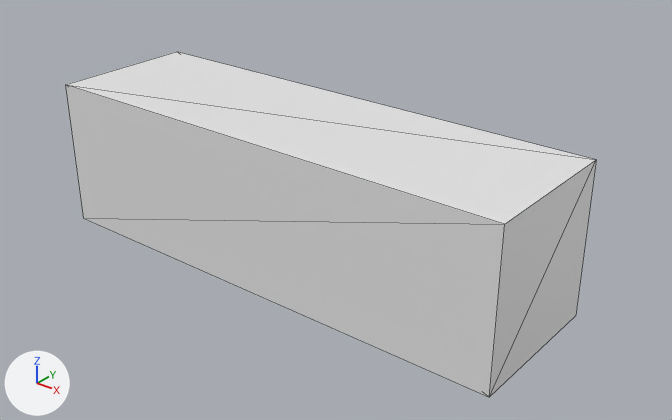
Before and after pictures for a commit that changed the glTF model src/worlds/Orbits/assets/models/spaceship/controldesk.gltf.
Rendered twice from a 50 mm lens placed at (5.24, 3.8, 4.46), pointed at (0.3, 9.98, 0.63). Every picture has the same lights, and +X, +Y and +Z are marked at lower left. Mesh edges are drawn as thin lines. Where no turn or scale is listed for an object, it has been applied to the vertices. Vertices at the same position are counted once.

Names of what the first picture shows: 'controldesk'.
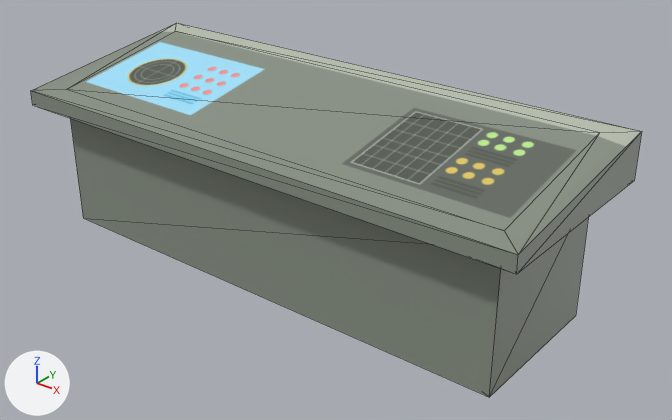
Patch to the scene script:
```diff
--- a/src/worlds/Orbits/assets/models/spaceship/controldesk.gltf.py
+++ b/src/worlds/Orbits/assets/models/spaceship/controldesk.gltf.py
@@ img_controldesk_01 @@
+img_controldesk_01 = load_image('controlDesk-01', '_unpacked/controlDesk-01', 2052, 2048, 'sRGB')
@@ mat_default_obj_009 @@
+mat_default_obj_009 = principled_material('Default OBJ.009')
+mat_default_obj_009.texture = img_controldesk_01
@@ me_controldesk @@
 # used by ob_controldesk; location = (0.0, 0.0, 0.0)
-me_controldesk.from_pydata(...)  # 8 vertices, 12 faces; spans x -2.5..2.5, y 9.13..10.63, z 0.0..1.5
-me_controldesk.materials.append(mat_default_obj)  # white #e7e7e7
+me_controldesk.from_pydata(...)  # 20 vertices, 36 faces; spans x -2.75..2.75, y 8.88..10.88, z 0.0..1.73
+# me_controldesk part 1
+# 4 vertices are removed from x -2.5..2.5, y 9.13..10.63, z 1.5
+# 10 faces are deleted
+# 16 vertices are added at x -2.75..2.75, y 8.88..10.88, z 1.3..1.73
+# 34 new faces join them
+me_controldesk.materials.append(mat_default_obj_009)  # picture img_controldesk_01
```

Location of each change, [x1, y1, x2, y2] in pixels of the pictures (672 x 420 px):
'controldesk', reshaped (15% wider, 8% taller): before [66, 52, 596, 397]; after [31, 23, 642, 397]
